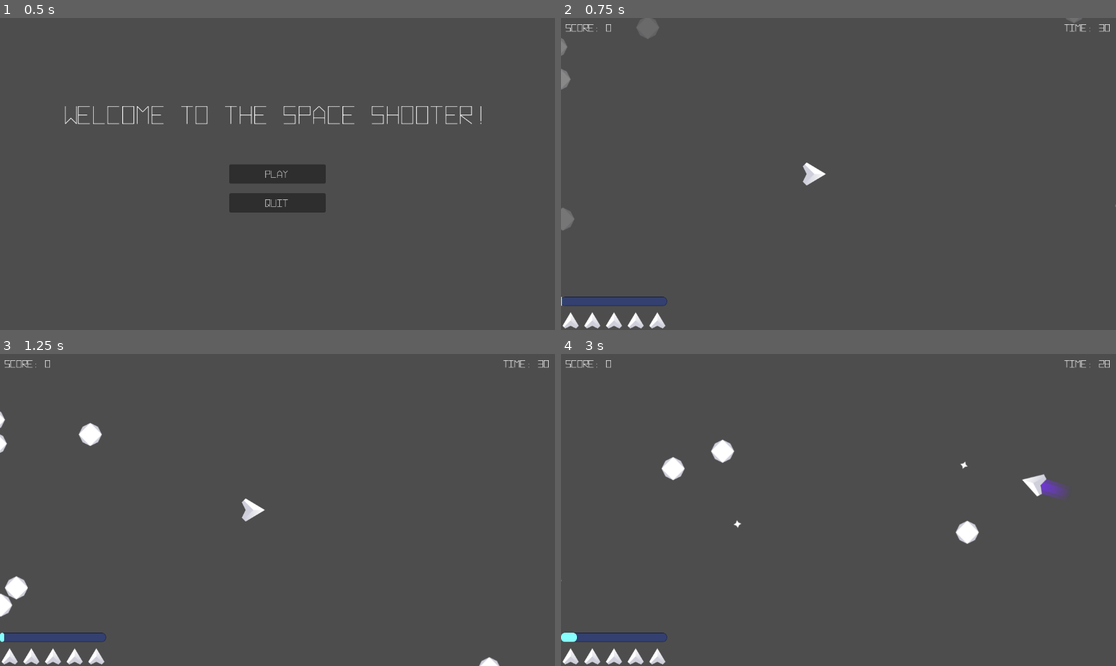
Above: before the commit, frames 1-4 (two rows, left to right).
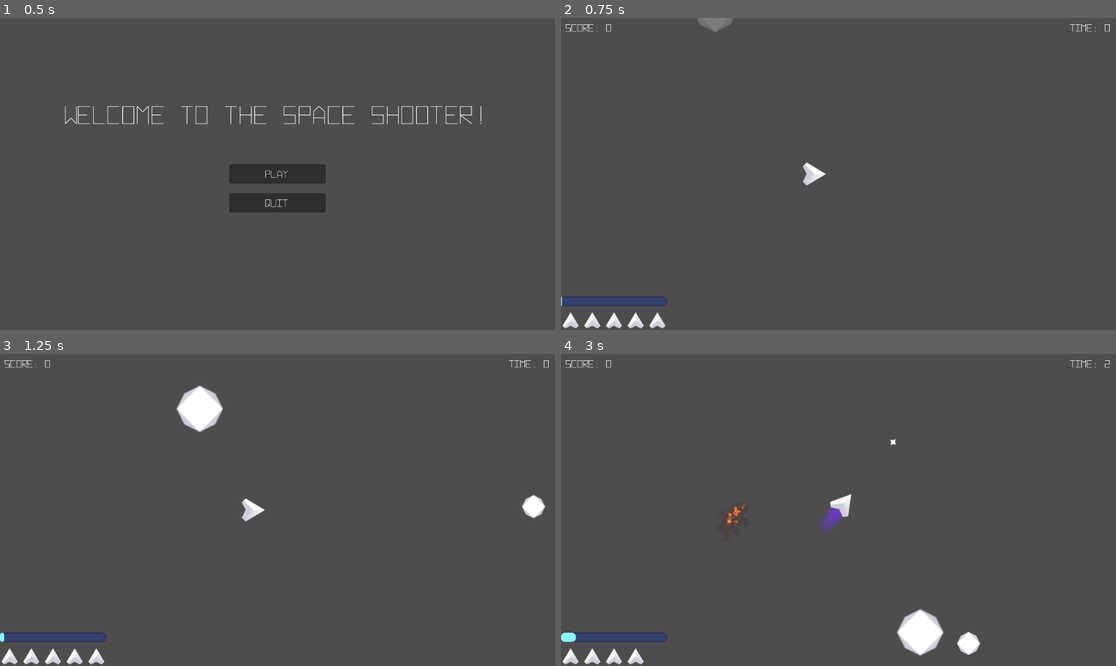
Above: after the commit, the same moments.

Repository: jtlung/Space-Shooter
Game: Godot game, scene res://UI/main_menu.tscn
Same seed, same stepped clock (60 frames per second), same inputs: the game is played once before the commit and once after it.
Inputs (mouse positions are in pixels of both pictures, inside the frame that each line leads up to):
- Up to frame 1 (0.5 s): no input
- Up to frame 2 (0.75 s): click "Play" at 0.5 s
- Up to frame 3 (1.25 s): no input
- Up to frame 4 (3 s): move the mouse to (960, 494) at 1.27 s; hold W (Forward) 1.28-2.03 s; click (960, 494) at 1.35 s; tap Space (Burst, bound only after the commit) at 1.55, 2.1 s; move the mouse to (727, 525) at 2.02 s; click (727, 525) at 2.3 s; move the mouse to (894, 441) at 2.77 s; hold W (Forward) from 2.78 s (still down); click (894, 441) at 2.85 s

Frame 1 is identical in both runs. In frame 2, 0.7% of the frame differs, in the area x 0-100%, y 0-69%; in frame 3, 1.9%; in frame 4, 2.8%, in the area x 0-99%, y 2-100%.

Commit message:
Update 3
added asteroid splitting

Diff:
--- a/Asteroid/Asteroid.gd
+++ b/Asteroid/Asteroid.gd
@@ -2,6 +2,22 @@
 
 var initial_speed = 350.0
 var health = 5
+var size = "medium"
+var boostUp = 1
+var scoreUp = 25
+
+func updateSize(newSize):
+	size = newSize
+	if size == "large":
+		scale = Vector2(2,2)
+		health = 10
+		boostUp *= 2
+		scoreUp *= 2
+	elif size == "small":
+		scale = Vector2(.5,.5)
+		health = 1
+		boostUp *= 2
+		scoreUp *= 2
 
 func appear():
 	var tween = get_tree().create_tween().bind_node(self).set_trans(Tween.TRANS_LINEAR)
@@ -12,6 +28,13 @@
 	#tween.tween_callback(func():
 		#$CollisionPolygon2D.disabled = false
 		#)
+
+func split():
+	var newSize = "small"
+	if size == "large":
+		newSize = "medium"
+	for i in 2:
+		Global.spawnAsteroid(position,newSize)
 
 func _ready():
 	appear()
@@ -26,6 +49,8 @@
 func damage(d):
 	health -= d
 	if health <= 0:
-		Global.update_score(100)
-		Global.update_boost(10)
+		Global.update_score(scoreUp)
+		Global.update_boost(boostUp)
+		if size != "small":
+			split()
 		queue_free()
--- a/Enemy.gd
+++ b/Enemy.gd
@@ -5,23 +5,23 @@
 #var y_positions = [100,150,200,500,550]
 var initial_position = Vector2.ZERO
 var direction = Vector2.ZERO
-var wobble = 30.0
+var wobble = 40.0
 
 func _ready():
 	if randi_range(0,1):
-		initial_position.x = -100
+		initial_position.x = -50
 		initial_position.y = randi_range(0,Global.VP.y)
-		direction = Vector2(1.5,0)
+		direction = Vector2(3.5,0)
 	else:
-		initial_position.x = Global.VP.x+100
+		initial_position.x = Global.VP.x+50
 		initial_position.y = randi_range(0,get_viewport().size.y)
-		direction = Vector2(-1.5,0)
+		direction = Vector2(-3.5,0)
 	position = initial_position
 
 func _physics_process(_delta):
 	position += direction
-	position.y = initial_position.y + sin(position.x/20)*wobble
-	if position.x > Global.VP.x+100:
+	position.y = initial_position.y + sin(position.x/80)*wobble
+	if position.x > Global.VP.x+100 or position.x < -100:
 		queue_free()
 
 func _on_timer_timeout():
@@ -37,8 +37,10 @@
 func damage(d):
 	health -= d
 	if health <= 0:
-		Global.update_score(500)
-		Global.update_boost(25)
+		var boostUp = 5
+		var scoreUp = 100
+		Global.update_score(scoreUp)
+		Global.update_boost(boostUp)
 		queue_free()
 
 func _on_area_2d_body_entered(body):
--- a/Enemy/Enemy Bullet.gd
+++ b/Enemy/Enemy Bullet.gd
@@ -2,7 +2,7 @@
 
 
 var speed = 10.0
-var damage = 1.0
+var damage = 2
 var velocity = Vector2.ZERO
 var Effects = null
 var Explosion = load("res://Effects/Explosion.tscn")
--- a/Enemy/enemy.tscn
+++ b/Enemy/enemy.tscn
@@ -16,6 +16,7 @@
 polygon = PackedVector2Array(-19, -24, 19, -24, 24, -19, 24, 19, 19, 24, -19, 24, -24, 19, -24, -19)
 
 [node name="Timer" type="Timer" parent="."]
+wait_time = 2.0
 autostart = true
 
 [node name="Area2D" type="Area2D" parent="."]
--- a/Player/Bullet.gd
+++ b/Player/Bullet.gd
@@ -1,7 +1,7 @@
 extends Area2D
 
 
-var speed = 10.0
+var speed = 15.0
 var damage = 5
 var velocity = Vector2.ZERO
 var Effects = null
@@ -17,7 +17,7 @@
 
 
 func _on_body_entered(body):
-	if body.has_method("damage"):
+	if body.has_method("damage") and body.name != "Player":
 		body.damage(damage)
 	Effects = get_node_or_null("/root/Game/Effects")
 	if Effects != null:
--- a/Player/Player.gd
+++ b/Player/Player.gd
@@ -1,16 +1,35 @@
 extends CharacterBody2D
 
-var speed = 15
+var speed = 20
 var deceleration = 4
 var rotate_speed = .1
 var maxspeed = 400
 var nose = Vector2(60,0)
 var health = 10
+var dead = false
 var Bullet = load("res://Player/bullet.tscn")
 var Effects = null
 var Explosion = load("res://Effects/Explosion.tscn")
 var lastmousePos = Vector2(0,0)
+var bursting = false
 
+func shootBullet():
+	var bullet = Bullet.instantiate()
+	bullet.position = position + nose.rotated(rotation)
+	bullet.rotation = rotation+deg_to_rad(90)
+	var Effects = get_node_or_null("/root/Game/Effects")
+	if Effects != null:
+		Effects.add_child(bullet)
+
+func burst():
+	bursting = true
+	speed = 1200
+	maxspeed = 1200
+	await get_tree().create_timer(1.0).timeout
+	bursting = false
+	speed = 15
+	maxspeed = 400
+	pass
 
 func get_input():
 	var mousePos = get_global_mouse_position()
@@ -18,18 +37,15 @@
 		look_at(mousePos)
 	lastmousePos = mousePos
 	$Exhaust.hide()
-	if Input.is_action_pressed("Forward"):
+	if Input.is_action_pressed("Forward") or bursting:
 		$Exhaust.show()
 		velocity += transform.x *speed
 	if not Input.is_action_pressed("Forward"):
 		velocity = velocity.normalized()*(velocity.length()-deceleration)
 	if Input.is_action_just_pressed("Shoot"):
-		var bullet = Bullet.instantiate()
-		bullet.position = position + nose.rotated(rotation)
-		bullet.rotation = rotation+deg_to_rad(90)
-		var Effects = get_node_or_null("/root/Game/Effects")
-		if Effects != null:
-			Effects.add_child(bullet)
+		shootBullet()
+	if Input.is_action_just_pressed("Burst"):
+		burst()
 	velocity = velocity.normalized() * clamp(velocity.length(),0,maxspeed)
 
 
@@ -42,13 +58,16 @@
 
 func damage(d):
 	health -= d
-	if health <= 0:
+	if health <= 0 and not dead:
+		dead = true
 		Effects = get_node_or_null("/root/Game/Effects")
 		if Effects != null:
 			var explosion = Explosion.instantiate()
 			Effects.add_child(explosion)
 			explosion.global_position = global_position
 			hide()
+			$CollisionPolygon2D.disabled = true
+			$Area2D/CollisionPolygon2D.disabled = true
 			await explosion.animation_finished
 		Global.update_lives(-1)
 		queue_free()
--- a/UI/HUD.gd
+++ b/UI/HUD.gd
@@ -29,7 +29,7 @@
 		$Indicator_Container.add_child(indicator)
 
 func _on_timer_timeout():
-	Global.update_time(-1)
+	Global.update_time(1)
 	update_time()
-	if Global.time <= 0:
-		get_tree().change_scene_to_file("res://UI/end_game.tscn")
+	#if Global.time <= 0:
+		#get_tree().change_scene_to_file("res://UI/end_game.tscn")
--- a/global.gd
+++ b/global.gd
@@ -6,8 +6,22 @@
 var time = 0
 var boost = 0
 var Asteroid = load("res://Asteroid/asteroid.tscn")
-var maxAsteroid = 6
+var maxAsteroid = 3
 
+func spawnAsteroid(spawnPos=null, size = "medium"):
+	var Asteroid_Container = get_node_or_null("/root/Game/Asteroid_Container")
+	var newAsteroid = Asteroid.instantiate()
+	Asteroid_Container.add_child(newAsteroid)
+	var RNG = randi_range(0,1)
+	var offset = -50+100*RNG
+	newAsteroid.updateSize(size)
+	if spawnPos:
+		newAsteroid.position = spawnPos
+	else:
+		if randi_range(0,1):
+			newAsteroid.position = Vector2(VP.x*RNG+offset,randi_range(0,VP.y))
+		else:
+			newAsteroid.position = Vector2(randi_range(0,VP.x),VP.y*RNG+offset)
 
 func _ready():
 	process_mode = Node.PROCESS_MODE_ALWAYS
@@ -33,13 +47,11 @@
 	if Asteroid_Container != null and Enemy_Container != null:
 		var AsteroidNum = Asteroid_Container.get_child_count()
 		var EnemyNum = Enemy_Container.get_child_count()
-		if AsteroidNum < maxAsteroid:
-			var newAsteroid = Asteroid.instantiate()
-			Asteroid_Container.add_child(newAsteroid)
-			if randi_range(0,1):
-				newAsteroid.position = Vector2(VP.x*randi_range(0,1),randi_range(0,VP.y))
-			else:
-				newAsteroid.position = Vector2(randi_range(0,VP.x),VP.y*randi_range(0,1))
+		if AsteroidNum < maxAsteroid + clamp(floor(Global.time/30),0,8):
+			var size = "medium"
+			if randi_range(1,3) == 3:
+				size = "large"
+			spawnAsteroid(null,size)
 		#if Asteroid_Container.get_child_count() == 0 and Enemy_Container.get_child_count() == 0:
 			#get_tree().change_scene_to_file("res://UI/end_game.tscn")
 
@@ -76,5 +88,5 @@
 	get_tree().paused = false
 	boost = 0
 	score = 0
-	time = 30
+	time = 0
 	lives = 5
--- a/project.godot
+++ b/project.godot
@@ -46,3 +46,8 @@
 "events": [Object(InputEventMouseButton,"resource_local_to_scene":false,"resource_name":"","device":-1,"window_id":0,"a …(258 unchanged characters)…
 ]
 }
+Burst={
+"deadzone": 0.5,
+"events": [Object(InputEventKey,"resource_local_to_scene":false,"resource_name":"","device":-1,"window_id":0,"alt_pressed":false,"shift_pressed":false,"ctrl_pressed":false,"meta_pressed":false,"pressed":false,"keycode":0,"physical_keycode":32,"key_label":0,"unicode":32,"echo":false,"script":null)
+]
+}
